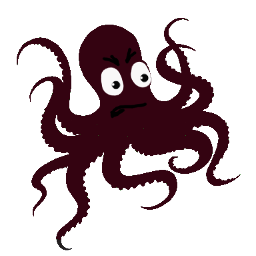
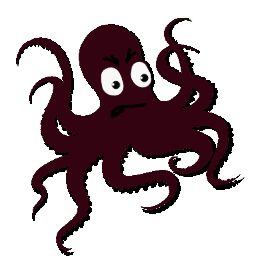
Layer changes from the first 256x256 image to the second:
added layer "Pasted Layer copy" above "Pasted Layer" over [16, 18, 241, 251]
painted on "Pasted Layer" over [16, 18, 245, 256]
